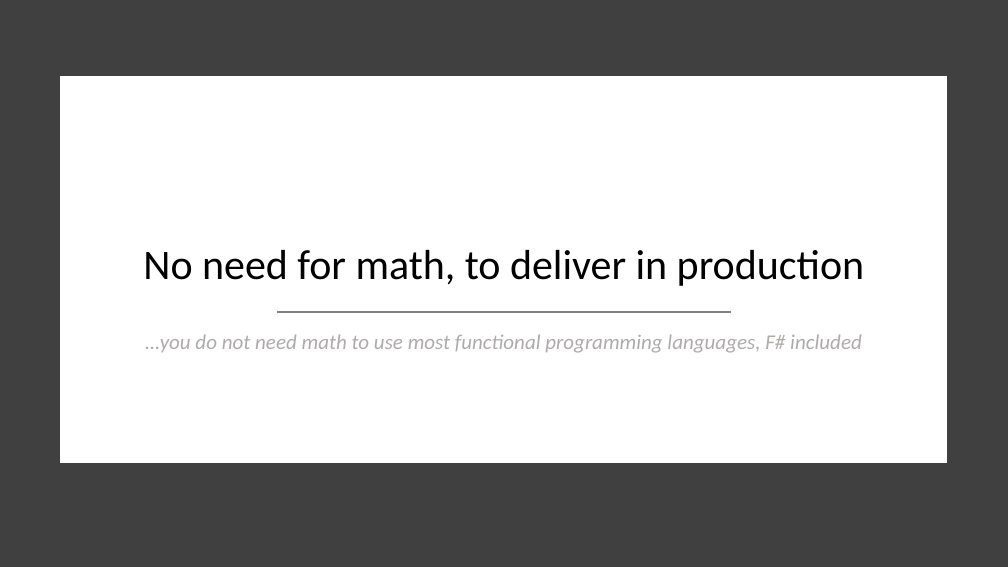
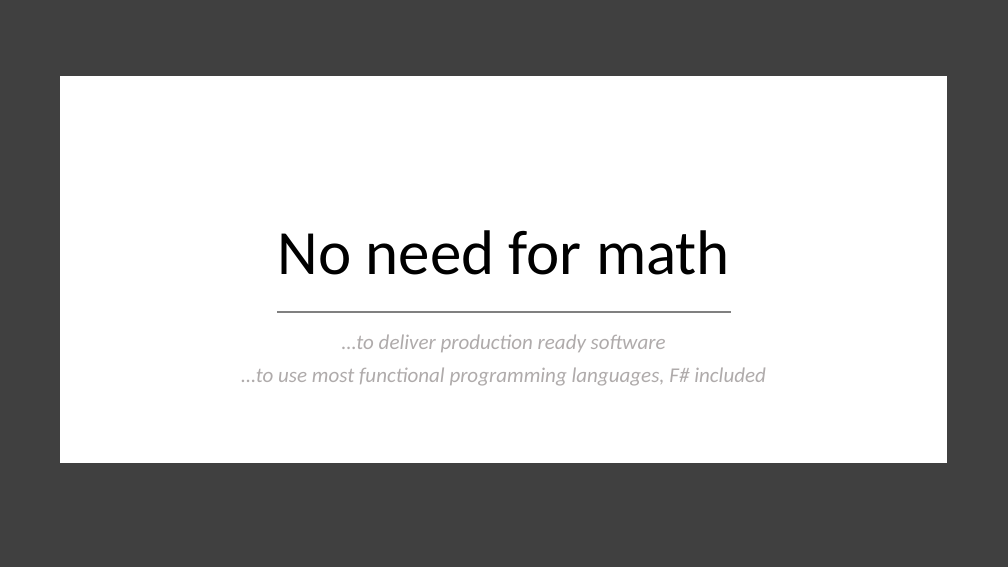
Before and after one commit to essic/prez-why-fsharp, a slide deck: slide 8 of WhyFSharp.pptx. Drawn at 1008x567 pixels with LibreOffice and Linux fonts; fonts in the diff are those of the drawing. Boxes give left, top, right and bottom in pixels: in the first picture for what was removed or moved away, otherwise in the second. Text is boxed around its words. In the diff, an @@ line names an element or a change of style, - is before the commit and + after.

```diff
--- a/WhyFSharp.pptx
+++ b/WhyFSharp.pptx
@@ title at [278,230,730,275]: text changed; size 40 to 60 pt @@
-No need for math, to deliver in production
+No need for math
@@ text at [241,334,766,386]: text changed @@
-…you do not need math to use most functional programming languages, F# included
+…to deliver production ready software
+…to use most functional programming languages, F# included
```
Also in this commit, not shown: 19 other slides changed, 1 slide removed.
